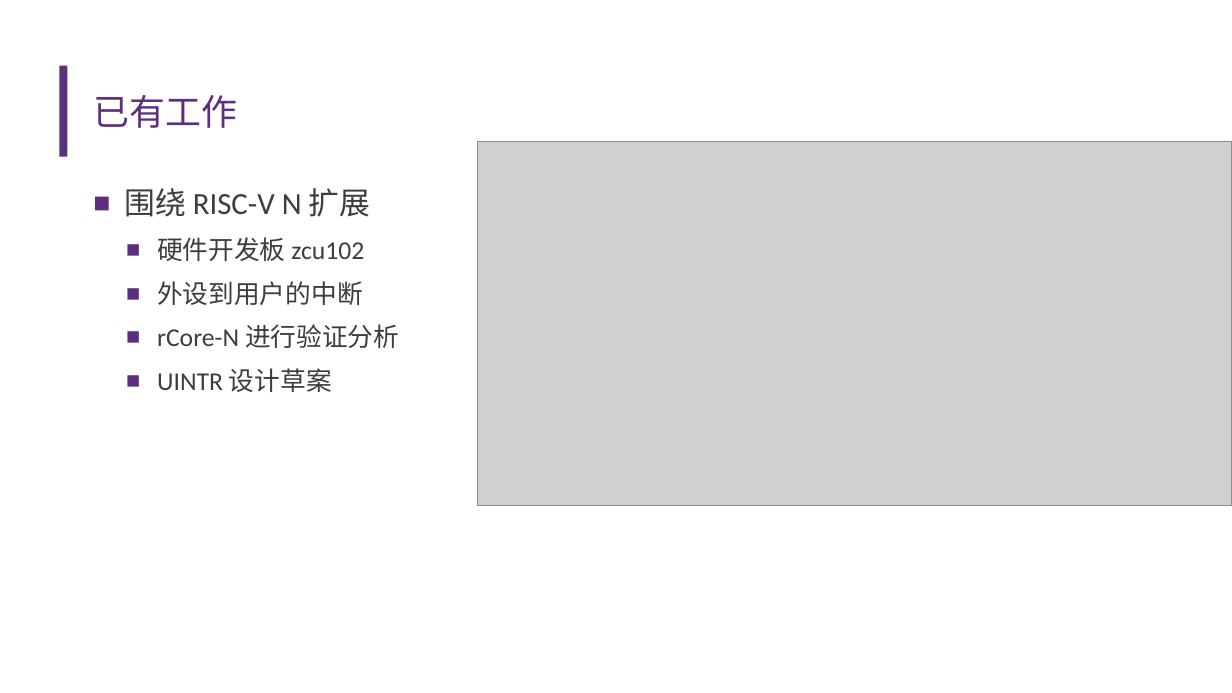
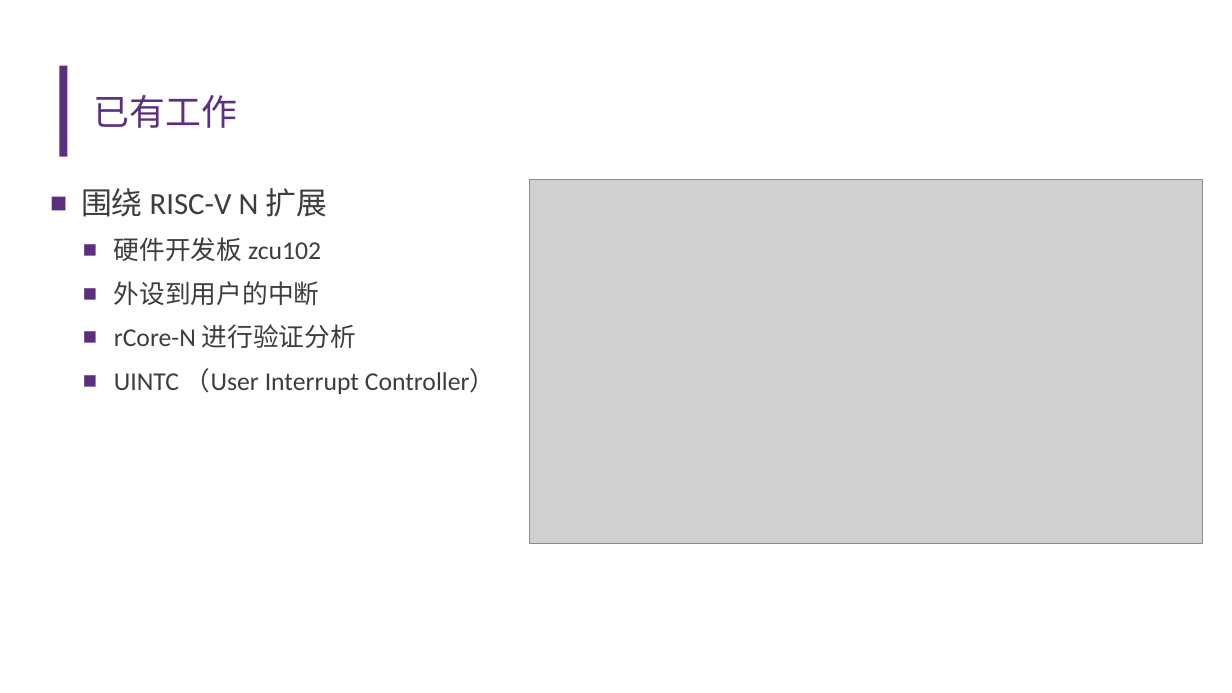
Before and after one commit to U-interrupt/uintr, a slide deck: slide 4 of doc/开题报告.pptx. Drawn at 1232x693 pixels with LibreOffice and Linux fonts; fonts in the diff are those of the drawing; grey boxes stand for pictures; background and template pictures are left out. Boxes give left, top, right and bottom in pixels: in the first picture for what was removed or moved away, otherwise in the second. Text is boxed around its words. In the diff, an @@ line names an element or a change of style, - is before the commit and + after.

```diff
--- a/doc/开题报告.pptx
+++ b/doc/开题报告.pptx
@@ text "围绕 RISC-V N 扩展": place and size @@
-text "围绕 RISC-V N 扩展" at (124,188,399,392)
+text "围绕 RISC-V N 扩展" at (81,188,496,394)
@@ picture: place and size @@
-picture at (477,141,1232,506)
+picture at (530,179,1203,543)
@@ text at (114,368,496,394): text changed @@
-  ■ UINTR 设计草案
+  ■ UINTC （User Interrupt Controller）
```
Also in this commit, not shown: 6 other slides changed, 1 slide added, 1 slide removed.
